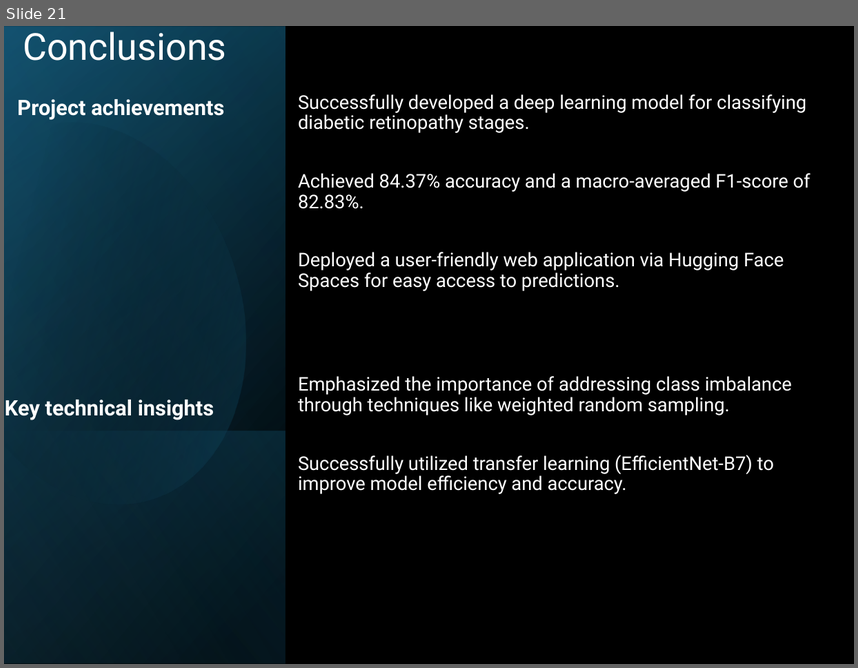
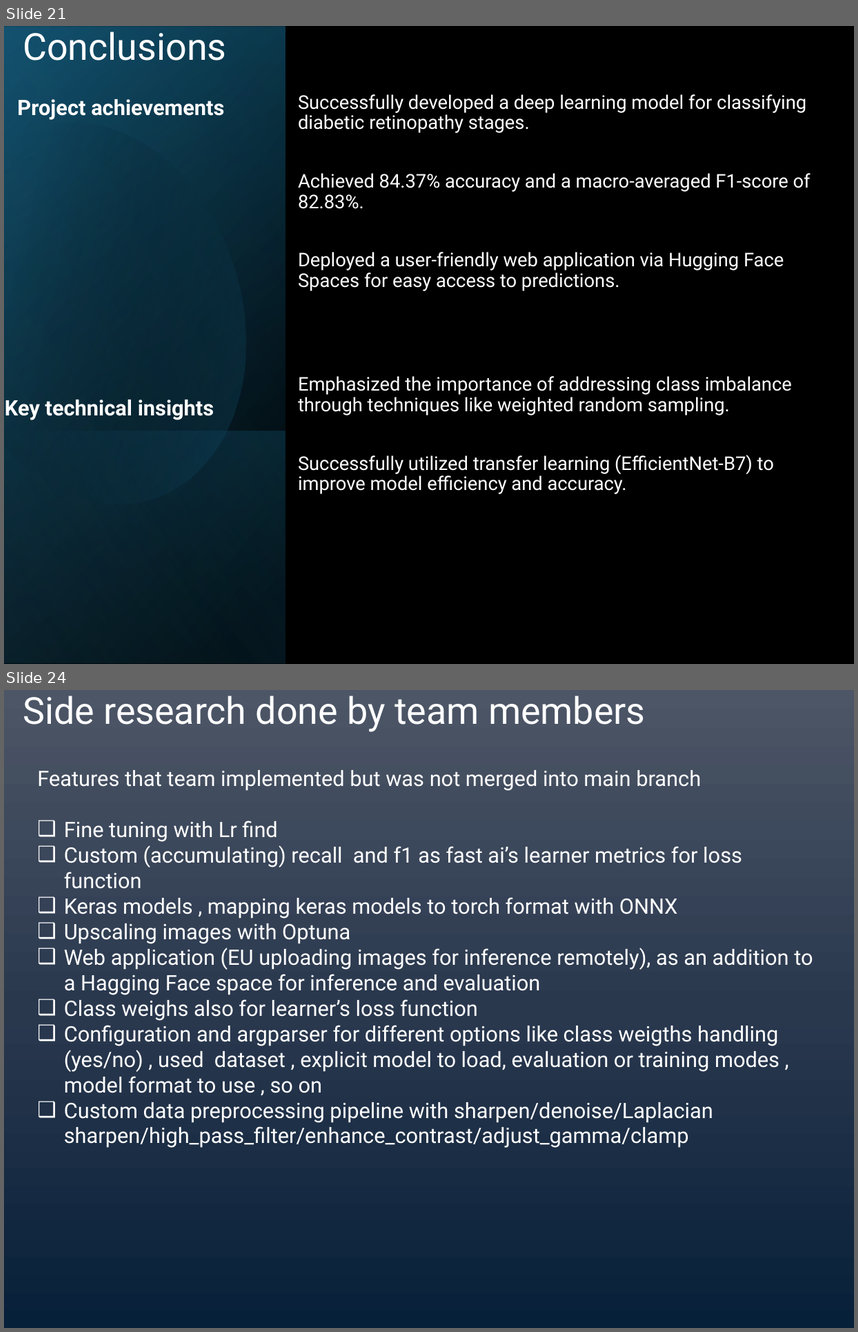
Before and after one commit to lmanov1/DL_DiabeticRetinopathyStagePrediction, a slide deck: presentation/DLStagePredictPresentation.pptx. Shown one above the other, each under a label of ours: slide 21 before the commit, slides 21 and 24 after it; the slides between them are not shown. The pictures are 858x668 and 858x1332 pixels, drawn with LibreOffice and Linux fonts; fonts in the diff are those of the drawing. Boxes give left, top, right and bottom in pixels: in the first picture for what was removed or moved away, otherwise in the second. Text is boxed around its words. In the diff, an @@ line names an element or a change of style, - is before the commit and + after.

```diff
--- a/presentation/DLStagePredictPresentation.pptx
+++ b/presentation/DLStagePredictPresentation.pptx
@@ slide 24 added at [4,690,854,1328], background gradient #4D5667 to #2B394F to #072139 @@
@@ title added at [23,696,646,732], 31.5 pt, text #FFFFFF @@
+Side research done by team members
@@ text added at [37,770,813,1123], 18 pt, text #FFFFFF @@
+Features that team implemented but was not merged into main branch
+❑ Fine tuning with Lr find
+❑ Custom (accumulating) recall and f1 as fast ai’s learner metrics for loss function
+❑ Keras models , mapping keras models to torch format with ONNX
+❑ Upscaling images with Optuna
+❑ Web application (EU uploading images for inference remotely), as an addition to a Hagging Face space for inference and evaluation
+❑ Class weighs also for learner’s loss function
+❑ Configuration and argparser for different options like class weigths handling (yes/no) , used dataset , explicit model to load, evaluation or training modes , model format to use , so on
+❑ Custom data preprocessing pipeline with sharpen/denoise/Laplacian sharpen/high_pass_filter/enhance_contrast/adjust_gamma/clamp
```
Also in this commit, not shown: 5 slides changed, 2 other slides added, 2 other files.
